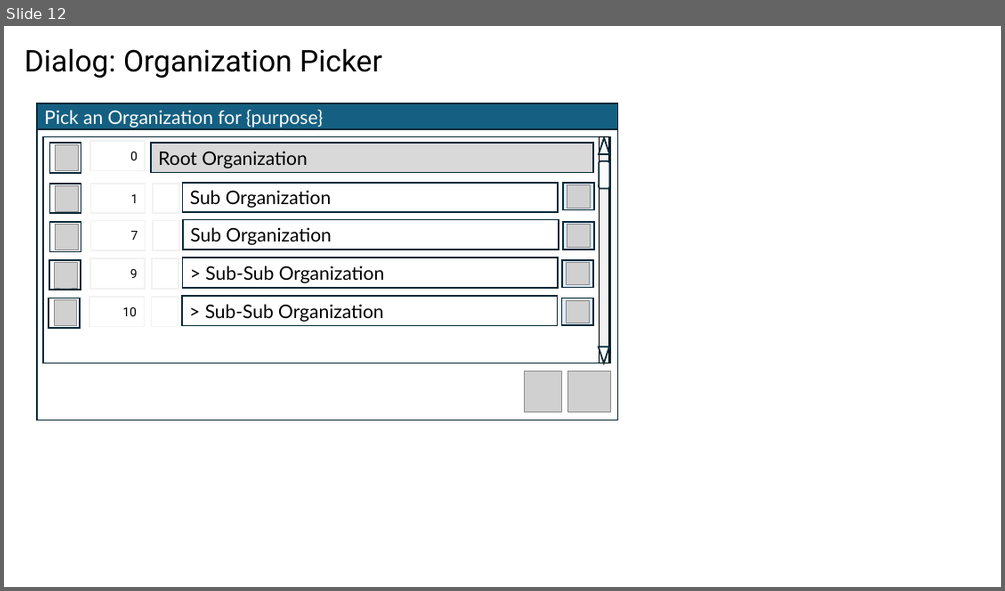
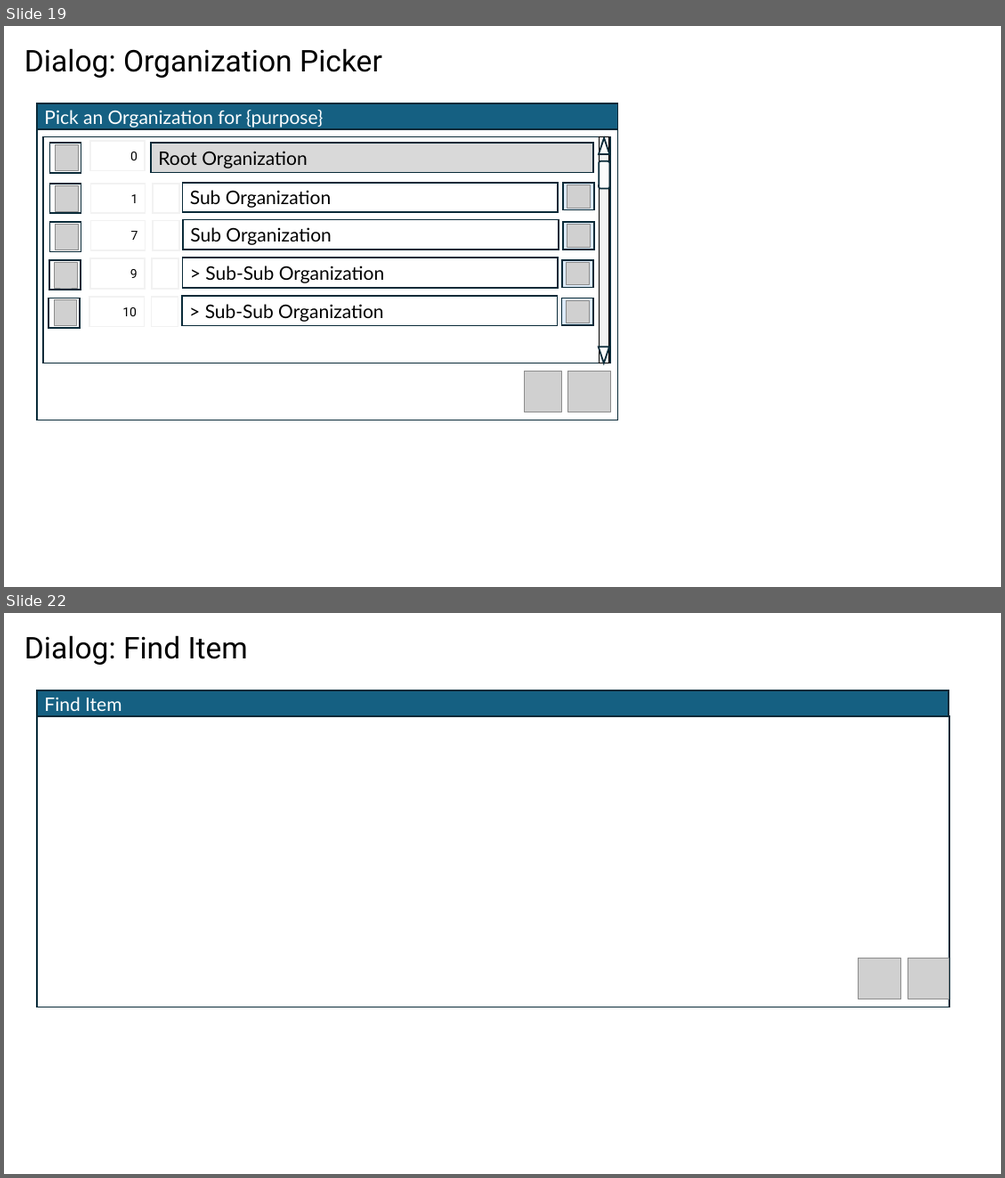
Before and after one commit to BlitzkriegSoftware/item_organizer, a slide deck: docs/ui-design.pptx. Shown one above the other, each under a label of ours: slide 12 before the commit, slides 19 and 22 after it; the slides between them are not shown. The pictures are 1005x591 and 1005x1178 pixels, drawn with LibreOffice and Linux fonts; fonts in the diff are those of the drawing; grey boxes stand for pictures; background and template pictures are left out. Boxes give left, top, right and bottom in pixels: in the first picture for what was removed or moved away, otherwise in the second. Text is boxed around its words. In the diff, an @@ line names an element or a change of style, - is before the commit and + after.

```diff
--- a/docs/ui-design.pptx
+++ b/docs/ui-design.pptx
@@ slide 22 added at [4, 613, 1001, 1174], background #FFFFFF @@
@@ title added at [24, 635, 248, 665], 28.8 pt, text #000000 @@
+Dialog: Find Item
@@ rectangle added at [37, 690, 948, 716], fill #156082, outline #092A39 1.5 pt, 18 pt, text #FFFFFF @@
+Find Item
@@ rectangle added at [37, 716, 949, 1007], outline #092A39 1.5 pt @@
@@ picture added at [858, 957, 900, 999] @@
@@ picture added at [907, 957, 948, 999] @@
@@ what was slide 12 is now slide 19 @@
```
Also in this commit, not shown: 4 slides changed, 7 other slides added, 8 other files.
